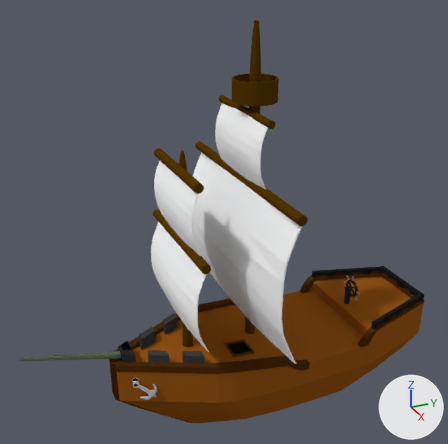
An edit to the Blender file Assets/GFX/PirateShip.blend, drawn before and after from the same camera.
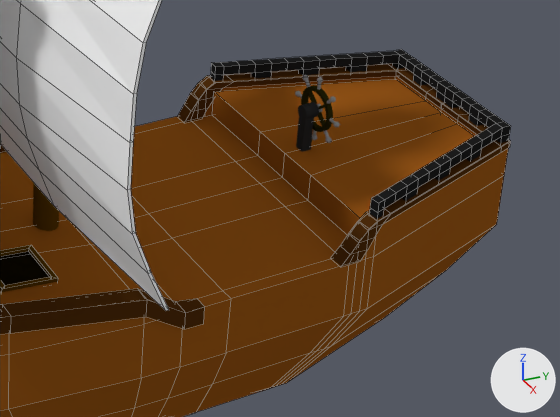
The first picture shows the older version from a camera (50 mm lens) standing at (7.89, -4.46, 6.41) and looking at (-0.32, -0.77, 2.31). The close-ups show both versions on the part from 52% to 99% of the width and 56% to 91% of the height of that picture; other places that the commit changed are outside them. The lights are fixed; the arrows at lower right show +X, +Y and +Z. The close-ups show mesh edges as thin lines.

The first close-up shows 'Back', 'Cloth.001', 'Door', 'Front', 'LargestMast', 'Rail', 'Rim', 'RimBack', 'SteeringWheel', 'Wheel'.
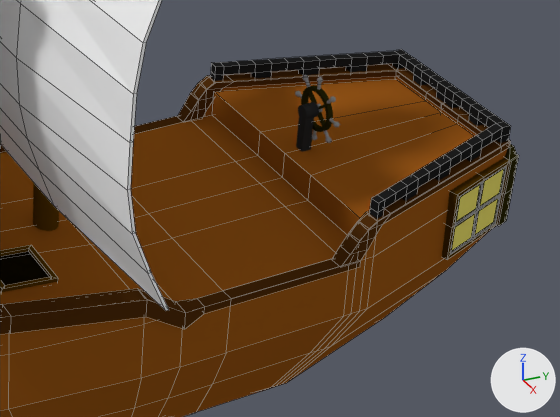
Pixel boxes [x1, y1, x2, y2] of what changed, in the close-ups (560 x 417 px):
'Rim', reshaped: before [0, 145, 205, 334]; after [0, 116, 361, 334]
'Cube', added (yellow): after [442, 144, 519, 260]
    faces in mat_backwindowslight (yellow #e7dc6a): [451, 169, 504, 251]
    faces in mat_backwindowswood (brown #442c00): [442, 157, 511, 260]
    faces in mat_backwindowsrim (black #2a2a2a): [450, 165, 507, 255]
    faces in mat_backwindowspillar (black #2a2607): [499, 144, 519, 226]
part 1 of me_cube_018, built on: before [185, 307, 205, 329]; after [134, 116, 361, 329]

What the commit changed:
Material 'BackwindowsLight' (mat_backwindowslight) is new.
Its base color is (0.8, 0.717, 0.144) (yellow #e7dc6a).
Material 'BackWindowsPillar' (mat_backwindowspillar) is new.
Its base color is (0.023, 0.0198, 0.00207) (black #2a2607).
Material 'BackWindowsRim' (mat_backwindowsrim) is new.
Its base color is (0.023, 0.023, 0.023) (black #2a2a2a).
Material 'BackWindowsWood' (mat_backwindowswood) is new.
Its base color is (0.0578, 0.0253, 0.0) (brown #442c00).
me_cube_018 has 66 vertices, 64 faces and spans x 0.0..1.03, y -2.84..0.15, z -1.25..0.49.
me_cube_018 is used by ob_rim; parent ob_front; location (0.0, 0.0, 0.0).
Verts and faces of me_cube_018; kept vertices keep their numbers, new ones are numbered from 66.
Before the commit, vertices of me_cube_018: 62 (0.91, 0.15, 0.2) at pixel (196, 298), 63 (0.91, 0.15, 0.08), 64 (1.0, 0.15, 0.08) at pixel (203, 323), 65 (1.0, 0.15, 0.2) at pixel (204, 306).
Part 1, on me_cube_018:
Faces deleted: (62, 65, 64, 63).
Vertex 63 moves to (0.91, 0.15, 0.16).
Vertex 64 moves to (1.0, 0.15, 0.16), pixel (204, 313).
New vertices 66 to 69 stand at vertices 62 to 65, in that order, plus (0.0, 1.14, 0.0).
New faces: (64, 68, 69, 65), (66, 69, 68, 67), (63, 67, 68, 64), (62, 65, 69, 66), (62, 66, 67, 63).
Mesh me_cube is new.
It has 230 vertices, 228 faces and spans x -25.3..-6.6, y 11.4..19.4, z -2.5..4.2.
Faces by material slot: [68, 36, 110, 14].
It uses material mat_backwindowswood (brown #442c00).
It uses material mat_backwindowspillar (black #2a2607).
It uses material mat_backwindowsrim (black #2a2a2a).
It uses material mat_backwindowslight (yellow #e7dc6a).
Object 'Cube' (ob_cube) is new; it shows me_cube.
Its location is (1.421, 1.117, 0.055).
Its scale is (0.089, 0.089, 0.089).
